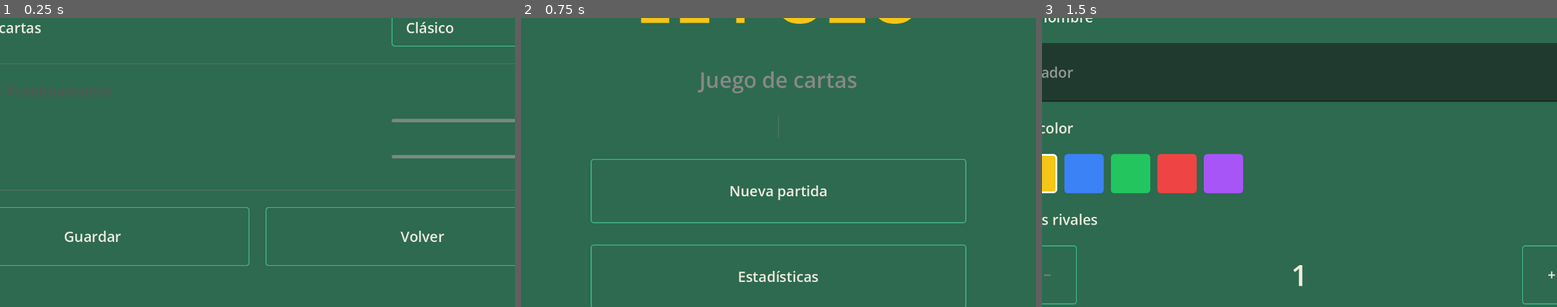
Above: before the commit, frames 1-3 (left to right).
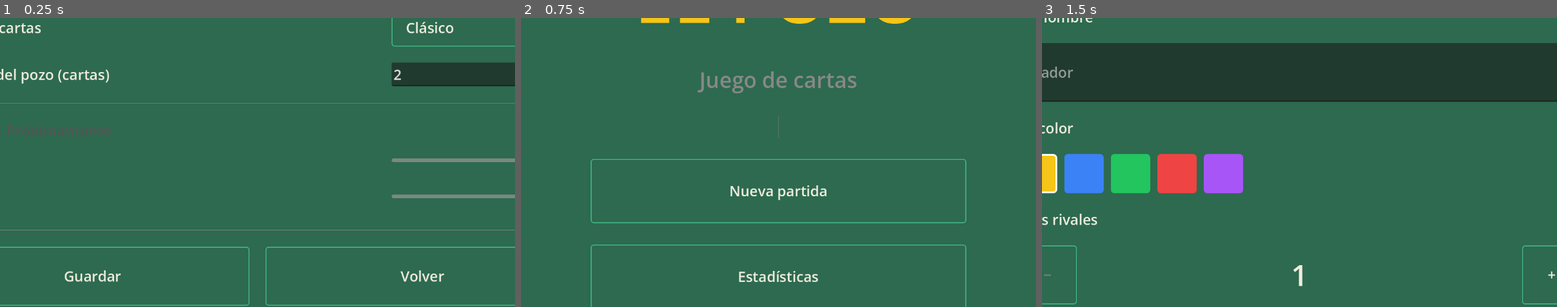
Above: after the commit, the same moments.

Repository: cristiandecoud/el-pozo
Game: Godot game, scene res://escenas/ui/settings/settings_screen.tscn
Two runs of this game, one before a commit and one after it. Both use one fixed random seed, a clock stepped at 60 frames per second and the inputs below. This scene is started directly instead of the project's main scene.
Inputs:
- Up to frame 1 (0.25 s): no input
- Up to frame 2 (0.75 s): click "Guardar" at 0.5 s
- Up to frame 3 (1.5 s): click "Nueva partida" at 1.25 s

The runs differ from the first frame. In frame 1, 6.9% of the frame differs, in the area x 0-100%, y 15-100%; in frame 2, nothing differs; in frame 3, nothing differs.

Commit message:
feat: Add well size setting to settings screen and adjust rival view layouts

Diff:
--- a/escenas/ui/settings/settings_screen.tscn
+++ b/escenas/ui/settings/settings_screen.tscn
@@ -86,6 +86,23 @@
 layout_mode = 2
 custom_minimum_size = Vector2(420, 0)
 
+[node name="WellRow" type="HBoxContainer" parent="Panel"]
+layout_mode = 2
+theme_override_constants/separation = 36
+
+[node name="WellLabel" type="Label" parent="Panel/WellRow"]
+layout_mode = 2
+size_flags_horizontal = 3
+text = "Tamaño del pozo (cartas)"
+
+[node name="WellSpin" type="SpinBox" parent="Panel/WellRow"]
+layout_mode = 2
+custom_minimum_size = Vector2(420, 0)
+min_value = 1.0
+max_value = 10.0
+step = 1.0
+value = 2.0
+
 [node name="HSeparator1" type="HSeparator" parent="Panel"]
 layout_mode = 2
 
--- a/scripts/ui/game.gd
+++ b/scripts/ui/game.gd
@@ -285,6 +285,10 @@
 func _build_rival_views() -> void:
 	for child in rivals_row.get_children():
 		child.queue_free()
+	# Remove any rival previously added to human_row (keep human_area)
+	for child in human_row.get_children():
+		if child != human_area:
+			child.queue_free()
 	for view in _rival_areas:
 		if is_instance_valid(view):
 			view.queue_free()
@@ -295,18 +299,31 @@
 
 	if bots.size() == 1:
 		rivals_row.show()
-		var view := _make_rival_player_area()
+		var view := _make_rival_top_area()
 		rivals_row.add_child(view)
 		_rival_areas.append(view)
 
 	elif bots.size() == 2:
 		rivals_row.show()
-		var left_view := _make_rival_player_area()
-		var right_view := _make_rival_player_area()
+		var left_view  := _make_rival_top_area()
+		var right_view := _make_rival_top_area()
 		rivals_row.add_child(left_view)
 		rivals_row.add_child(right_view)
 		_rival_areas.append(left_view)
 		_rival_areas.append(right_view)
+
+	elif bots.size() == 3:
+		# 4-player layout: two rivals at top, one rival at bottom-right.
+		rivals_row.show()
+		var top_left  := _make_rival_top_area()
+		var top_right := _make_rival_top_area()
+		rivals_row.add_child(top_left)
+		rivals_row.add_child(top_right)
+		_rival_areas.append(top_left)
+		_rival_areas.append(top_right)
+		var bottom_right := _make_rival_bottom_area()
+		human_row.add_child(bottom_right)
+		_rival_areas.append(bottom_right)
 
 	else:
 		rivals_row.show()
@@ -317,11 +334,22 @@
 			view.inspect_requested.connect(_show_rival_board)
 			_rival_views[player] = view
 
-func _make_rival_player_area() -> PlayerAreaView:
+# Rival sitting across the table — hand fan at the top.
+func _make_rival_top_area() -> PlayerAreaView:
 	var view: PlayerAreaView = PlayerAreaScene.instantiate()
-	view.show_hand = false
+	view.show_hand      = false
+	view.hand_at_bottom = false
 	view.size_flags_horizontal = Control.SIZE_EXPAND_FILL
-	view.size_flags_vertical = Control.SIZE_EXPAND_FILL
+	view.size_flags_vertical   = Control.SIZE_EXPAND_FILL
+	return view
+
+# Rival sitting beside the human (bottom row) — hand fan at the bottom, face-down.
+func _make_rival_bottom_area() -> PlayerAreaView:
+	var view: PlayerAreaView = PlayerAreaScene.instantiate()
+	view.show_hand      = false
+	view.hand_at_bottom = true
+	view.size_flags_horizontal = Control.SIZE_EXPAND_FILL
+	view.size_flags_vertical   = Control.SIZE_EXPAND_FILL
 	return view
 
 # ── Rival board overlay ───────────────────────────────────────────────────────
--- a/scripts/ui/player_area_view.gd
+++ b/scripts/ui/player_area_view.gd
@@ -29,6 +29,8 @@
 
 # When false, the hand is shown face-down (used for the bot).
 var show_hand: bool = true
+# Controls where the hand zone sits: true = bottom (human side), false = top (rival side).
+var hand_at_bottom: bool = true
 var _player: Player = null
 
 # Board destination selection mode — when true, card clicks on the board emit
@@ -108,14 +110,16 @@
 			continue
 		board_container.add_child(_build_board_column(col, i))
 
-	# Hand: fan at bottom for human; inverted fan at top for rivals
+	# Hand position: bottom for human side, top for rivals sitting across.
 	hand_zone.visible = true
+	if hand_at_bottom:
+		move_child(hand_zone, get_child_count() - 1)
+	else:
+		move_child(hand_zone, 0)
 	if show_hand:
-		move_child(hand_zone, get_child_count() - 1)
 		hand_container.scale = Vector2(1, 1)
 		_rebuild_hand_fan(player.hand)
 	else:
-		move_child(hand_zone, 0)
 		_rebuild_rival_fan(player.hand.size())
 
 # Returns the board column index under global_pos, or -1 if none.
--- a/scripts/ui/settings_screen.gd
+++ b/scripts/ui/settings_screen.gd
@@ -3,12 +3,14 @@
 @onready var font_slider: HSlider     = $Panel/FontSizeRow/FontSlider
 @onready var speed_slider: HSlider    = $Panel/SpeedRow/SpeedSlider
 @onready var theme_opt: OptionButton  = $Panel/ThemeRow/ThemeOpt
+@onready var well_spin: SpinBox       = $Panel/WellRow/WellSpin
 @onready var save_btn: Button         = $Panel/Buttons/SaveBtn
 @onready var back_btn: Button         = $Panel/Buttons/BackBtn
 
 func _ready() -> void:
 	font_slider.value  = SaveData.get_setting("font_size", 14)
 	speed_slider.value = SaveData.get_setting("animation_speed", 1.0)
+	well_spin.value    = SaveData.get_setting("well_size", 2)
 
 	theme_opt.clear()
 	theme_opt.add_item("Clásico")
@@ -20,6 +22,7 @@
 	SaveData.set_setting("font_size", int(font_slider.value))
 	SaveData.set_setting("animation_speed", speed_slider.value)
 	SaveData.set_setting("card_theme", "classic")
+	SaveData.set_setting("well_size", int(well_spin.value))
 	_go_back()
 
 func _go_back() -> void:
